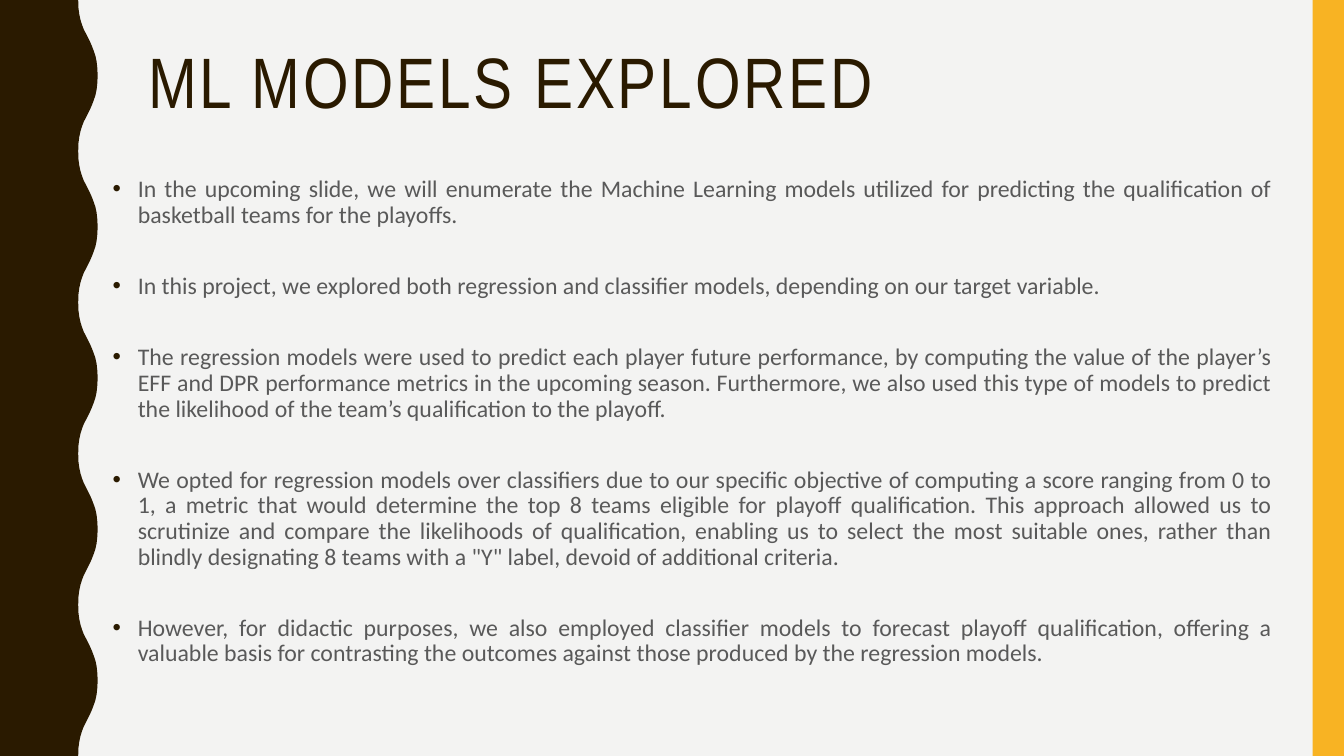
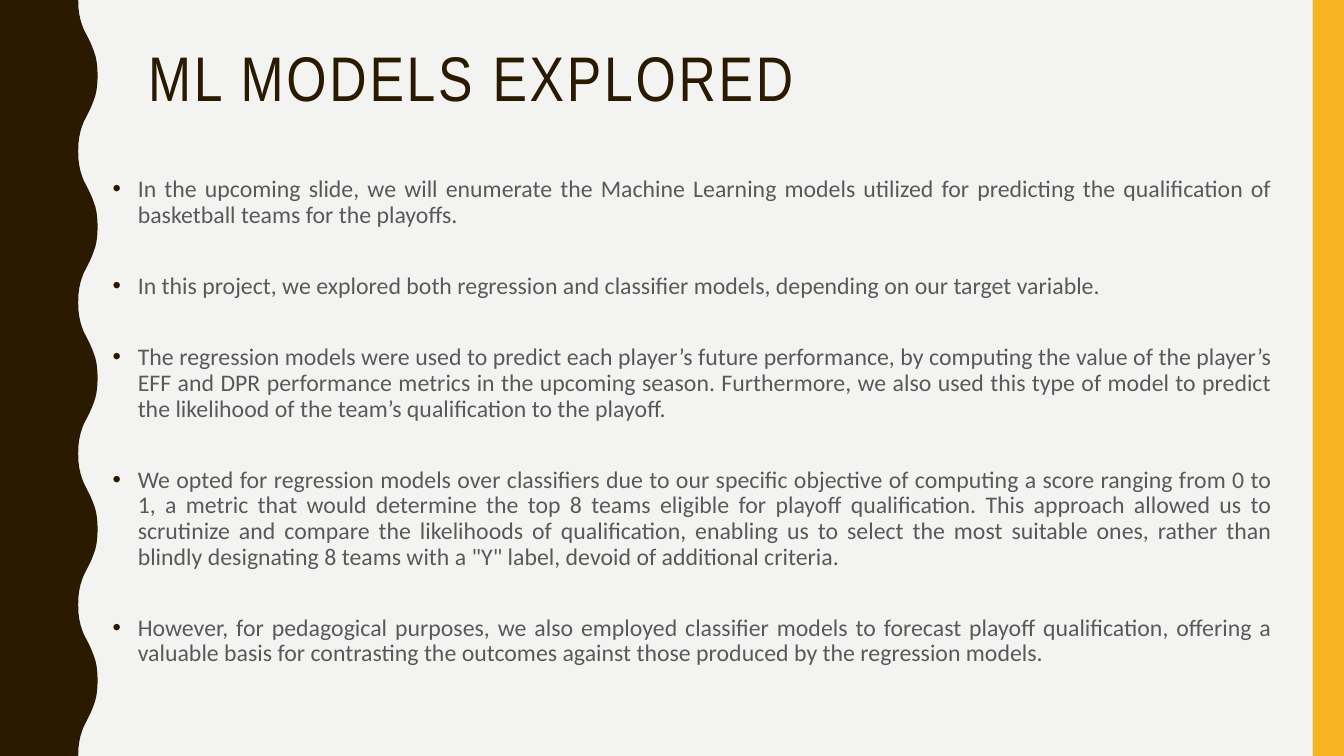
Before and after one commit to afs202005277/AC, a slide deck: slide 23 of ppt projeto.pptx. Drawn at 1344x756 pixels with LibreOffice and Linux fonts; fonts in the diff are those of the drawing. Boxes give left, top, right and bottom in pixels: in the first picture for what was removed or moved away, otherwise in the second. Text is boxed around its words. In the diff, an @@ line names an element or a change of style, - is before the commit and + after.

```diff
--- a/ppt projeto.pptx
+++ b/ppt projeto.pptx
@@ title "ML MODELS EXPLORED" at (148,57,793,102): size 51 to 45 pt @@
@@ text at (138,348,1271,421): text changed @@
-• The regression models were used to predict each player future performance, by computing the value of the player’s EFF and DPR performance metrics in the upcoming season. Furthermore, we also used this type of models to predict the likelihood of the team’s qualification to the playoff.
+• The regression models were used to predict each player’s future performance, by computing the value of the player’s EFF and DPR performance metrics in the upcoming season. Furthermore, we also used this type of model to predict the likelihood of the team’s qualification to the playoff.
@@ text at (138,619,1270,665): text changed @@
-• However, for didactic purposes, we also employed classifier models to forecast playoff qualification, offering a valuable basis for contrasting the outcomes against those produced by the regression models.
+• However, for pedagogical purposes, we also employed classifier models to forecast playoff qualification, offering a valuable basis for contrasting the outcomes against those produced by the regression models.
```
Also in this commit, not shown: 33 other slides changed.
